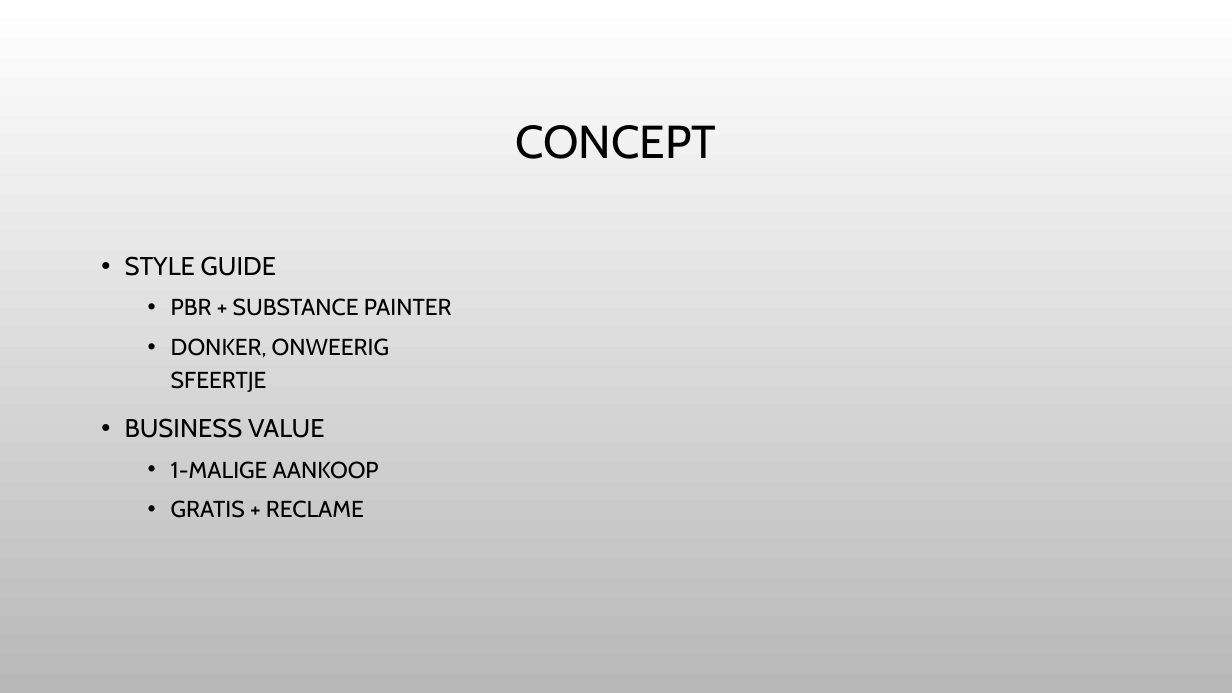
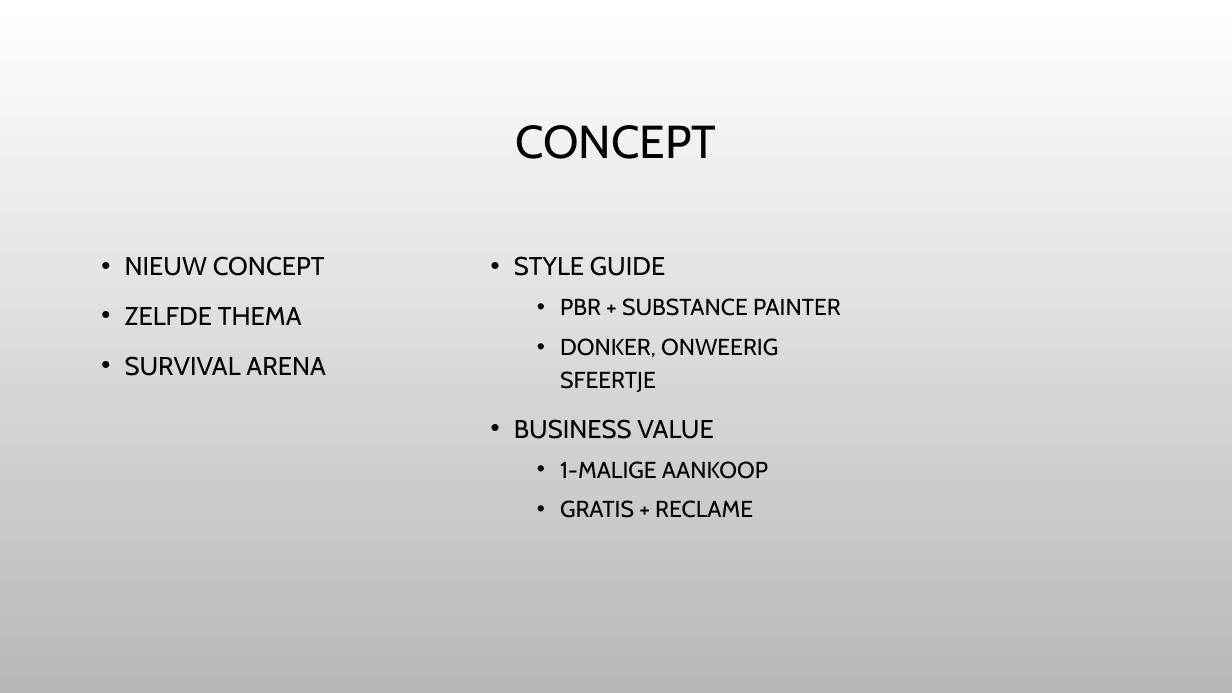
Before and after one commit to kvk4life/Gamelab_3, a slide deck: slide 4 of Presentatie/Presentatie_2_GL3.ppt. Drawn at 1232x693 pixels with LibreOffice and Linux fonts; fonts in the diff are those of the drawing; background and template pictures are left out. Boxes give left, top, right and bottom in pixels: in the first picture for what was removed or moved away, otherwise in the second. Text is boxed around its words. In the diff, an @@ line names an element or a change of style, - is before the commit and + after.

```diff
--- a/Presentatie/Presentatie_2_GL3.ppt
+++ b/Presentatie/Presentatie_2_GL3.ppt
@@ text at (125,256,325,376): text changed; size 18 to 20 pt @@
-• STYLE GUIDE
-  • PBR + SUBSTANCE PAINTER
-  • DONKER, ONWEERIG SFEERTJE
-• BUSINESS VALUE
-  • 1-MALIGE AANKOOP
-  • GRATIS + RECLAME
+• NIEUW CONCEPT
+• ZELFDE THEMA
+• SURVIVAL ARENA
@@ text added at (514,256,841,518), 18 pt, text #000000 @@
+• STYLE GUIDE
+  • PBR + SUBSTANCE PAINTER
+  • DONKER, ONWEERIG SFEERTJE
+• BUSINESS VALUE
+  • 1-MALIGE AANKOOP
+  • GRATIS + RECLAME
```
Also in this commit, not shown: 3 other slides changed, 1 slide removed.
